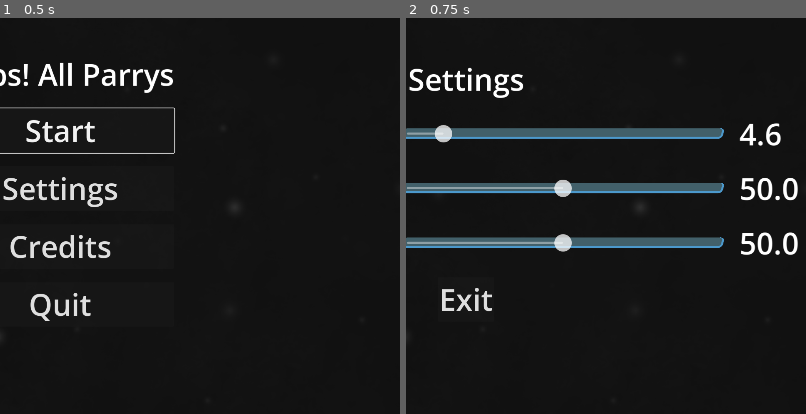
Above: before the commit, frames 1-2 (left to right).
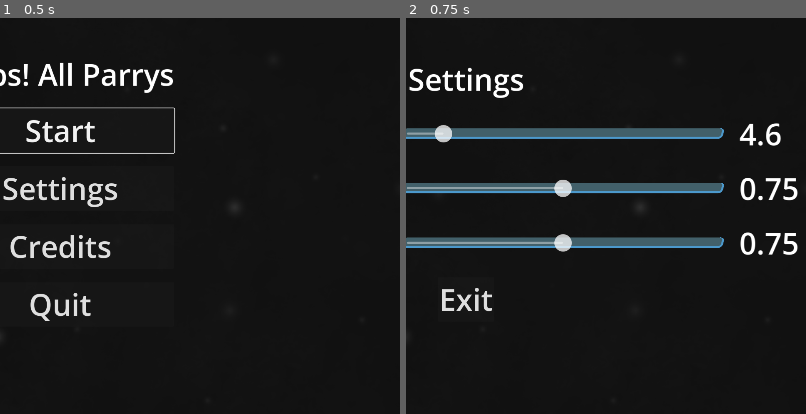
Above: after the commit, the same moments.

Repository: Restra9423/Jamfest-Spring-2026
Game: Godot game, scene res://UI/title.tscn
Two runs of this game, one before a commit and one after it. Both use one fixed random seed, a clock stepped at 60 frames per second and the inputs below. Sound files missing from this copy of the repository are replaced by a short silence.
Inputs:
- Up to frame 1 (0.5 s): no input
- Up to frame 2 (0.75 s): click "Settings" at 0.5 s
The pictures show only the part of the screen within x 42-92%, y 28-78%; the shares and areas given below are measured in that part.

Frame 1 is identical in both runs. In frame 2, 0.8% of the frame differs, in the area x 83-98%, y 40-60%.

Commit message:
Fixed volume sliders
Sure did do that

Diff:
--- a/Scripts/audioController.gd
+++ b/Scripts/audioController.gd
@@ -2,6 +2,9 @@
 
 @onready var music : AudioStreamPlayer = $Music
 @onready var sfx : AudioStreamPlayer = $SFX
+
+var musicSliderValue : float = 50.0
+var sfxSliderValue : float = 50.0
 
 var priorityPlaying : bool = false
 
--- a/UI/settings.gd
+++ b/UI/settings.gd
@@ -12,40 +12,51 @@
 	AudioController.playMusic(AudioController.gameBGM)
 	Input.set_mouse_mode(Input.MOUSE_MODE_VISIBLE)
 	aimSlider.value = (5.0 - (SettingsManager.mouseSensitivity / 10))
-	if (AudioController.music.volume_db == -5.0 && AudioController.sfx.volume_db == 2.5):
-		musicSlider.value = 50.0
-		sfxSlider.value = 50.0
+	musicSlider.value = AudioController.musicSliderValue
+	sfxSlider.value = AudioController.sfxSliderValue
+
+	var musicDB = AudioController.music.volume_db
+	if musicDB <= -5.0:
+		musicSlider.value = remap(musicDB, -15.0, -5.0, 0.1, 50.0)
 	else:
-		musicSlider.value = AudioController.music.volume_db
-		sfxSlider.value = AudioController.music.volume_db
+		musicSlider.value = remap(musicDB, -5.0, 10.0, 50.0, 100.0)
+
+	var sfxDB = AudioController.sfx.volume_db
+	if sfxDB <= 2.5:
+		sfxSlider.value = remap(sfxDB, -15.0, 2.5, 0.1, 50.0)
+	else:
+		sfxSlider.value = remap(sfxDB, 2.5, 10.0, 50.0, 100.0)
 
 func _process(_delta) -> void:
 	aimDisplay.text = str(aimSlider.value)
-	musicDisplay.text = str(musicSlider.value)
-	sfxDisplay.text = str(sfxSlider.value)
+	musicDisplay.text = str(snappedf(db_to_linear(remap(musicSlider.value, 0.0, 100.0, -15.0, 10.0)), 0.01))
+	sfxDisplay.text = str(snappedf(db_to_linear(remap(sfxSlider.value, 0.0, 100.0, -15.0, 10.0)), 0.01))
 
 func _on_h_slider_drag_ended(_value_changed: bool) -> void:
 	SettingsManager.setMouseSensitivity(5.0 - (aimSlider.value / 10))
 
-func _on_music_slider_drag_ended(_value_changed: bool) -> void:
-	if (musicSlider.value == 0.0):
+func _on_music_slider_value_changed(value: float) -> void:
+	AudioController.musicSliderValue = value
+	if value == 0.0:
 		AudioController.setVolume(AudioController.music, -80.0)
-	elif musicSlider.value <= 50.0:
-		var db = remap(musicSlider.value, 0.1, 50.0, -15.0, -5.0)
+	elif value <= 50.0:
+		var db = remap(value, 0.1, 50.0, -15.0, -5.0)
 		AudioController.setVolume(AudioController.music, db)
 	else:
-		var db = remap(musicSlider.value, 50.0, 100.0, -5.0, 10.0)
+		var db = remap(value, 50.0, 100.0, -5.0, 10.0)
 		AudioController.setVolume(AudioController.music, db)
 
-func _on_sfx_slider_drag_ended(_value_changed: bool) -> void:
-	if (sfxSlider.value == 0.0):
+func _on_sfx_slider_value_changed(value: float) -> void:
+	AudioController.sfxSliderValue = value
+	if value == 0.0:
 		AudioController.setVolume(AudioController.sfx, -80.0)
-	elif musicSlider.value <= 50.0:
-		var db = remap(musicSlider.value, 0.1, 50.0, -15.0, 2.5)
-		AudioController.setVolume(AudioController.music, db)
+	elif value <= 50.0:
+		var db = remap(value, 0.1, 50.0, -15.0, 2.5)
+		AudioController.setVolume(AudioController.sfx, db)
 	else:
-		var db = remap(musicSlider.value, 50.0, 100.0, 2.5, 10.0)
-		AudioController.setVolume(AudioController.music, db)
+		var db = remap(value, 50.0, 100.0, 2.5, 10.0)
+		AudioController.setVolume(AudioController.sfx, db)
+
 
 func _on_exit_pressed() -> void:
 	AudioController.playSFX(AudioController.clickSound)
--- a/UI/settings.tscn
+++ b/UI/settings.tscn
@@ -4,7 +4,7 @@
 [ext_resource type="Texture2D" uid="uid://3pn0sh3mbpie" path="res://Art/Background.png" id="2_wgjsl"]
 [ext_resource type="Theme" uid="uid://b0t0wqywuh78x" path="res://UI/ui_theme.tres" id="3_hnc8t"]
 
-[node name="Settings" type="Control" unique_id=1857315905 node_paths=PackedStringArray("sfx")]
+[node name="Settings" type="Control" unique_id=1857315905]
 layout_mode = 3
 anchors_preset = 15
 anchor_right = 1.0
@@ -13,7 +13,6 @@
 grow_vertical = 2
 theme = ExtResource("3_hnc8t")
 script = ExtResource("1_7iqql")
-sfx = NodePath("")
 
 [node name="BoxContainer" type="BoxContainer" parent="." unique_id=921754710]
 layout_mode = 0
@@ -128,6 +127,6 @@
 text = "Exit"
 
 [connection signal="drag_ended" from="VBoxContainer/HBoxContainer/VBoxContainer2/aimSlider" to="." method="_on_h_slider_drag_ended"]
-[connection signal="drag_ended" from="VBoxContainer/HBoxContainer/VBoxContainer2/musicSlider" to="." method="_on_music_slider_drag_ended"]
-[connection signal="drag_ended" from="VBoxContainer/HBoxContainer/VBoxContainer2/sfxSlider" to="." method="_on_sfx_slider_drag_ended"]
+[connection signal="value_changed" from="VBoxContainer/HBoxContainer/VBoxContainer2/musicSlider" to="." method="_on_music_slider_value_changed"]
+[connection signal="value_changed" from="VBoxContainer/HBoxContainer/VBoxContainer2/sfxSlider" to="." method="_on_sfx_slider_value_changed"]
 [connection signal="pressed" from="VBoxContainer/Exit" to="." method="_on_exit_pressed"]
